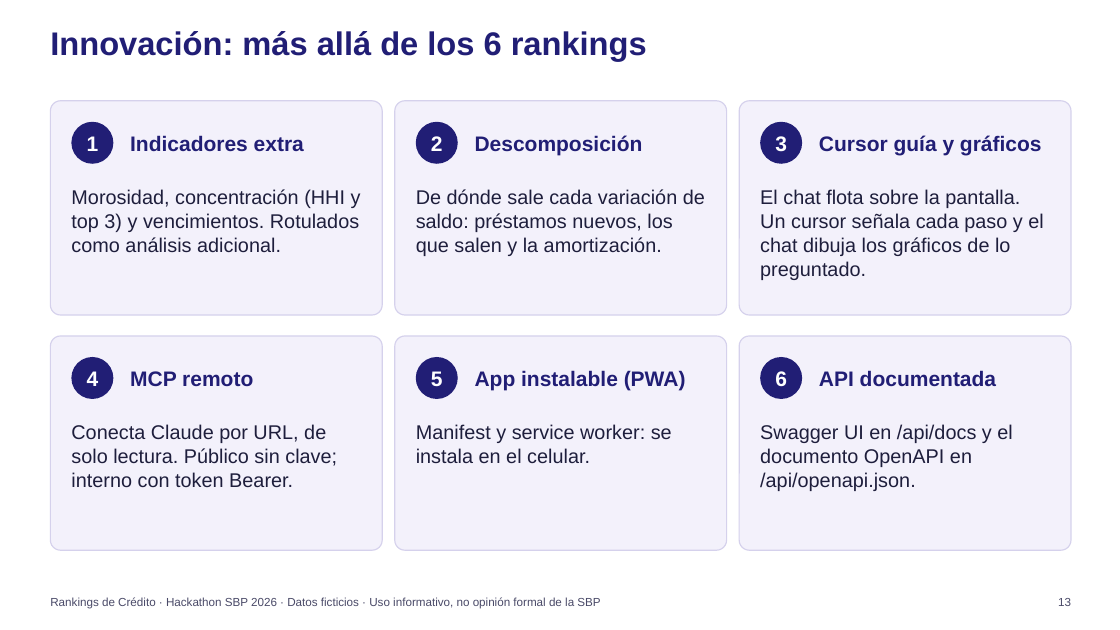
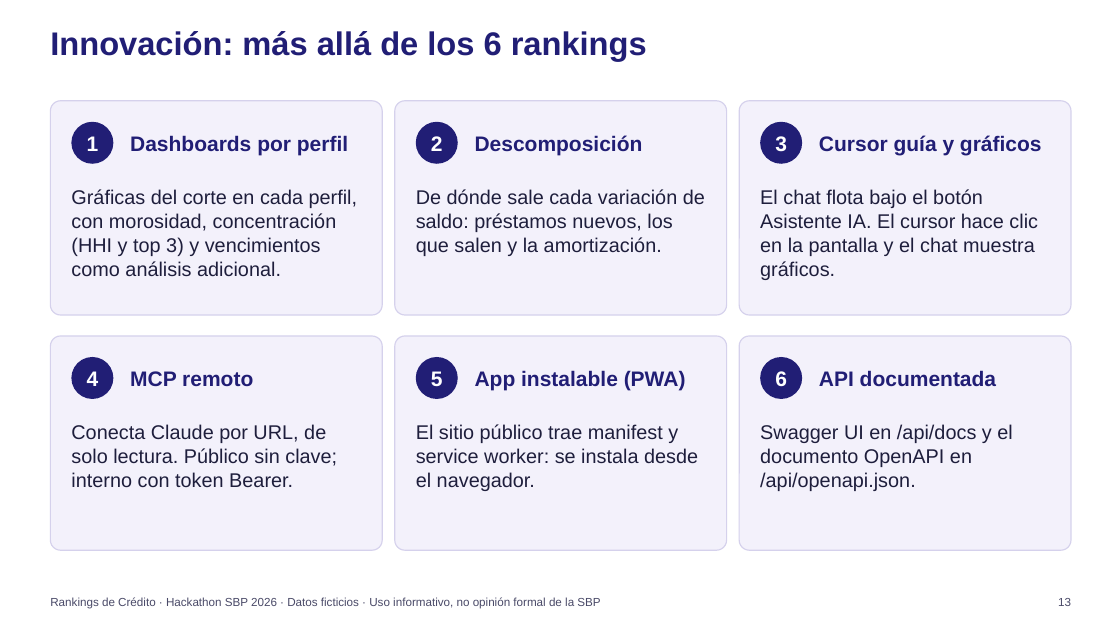
Before and after one commit to JuanKsPty/hackathon-sbp, a slide deck: slide 13 of presentacion/deck.pptx. Drawn at 1120x630 pixels with LibreOffice and Linux fonts; fonts in the diff are those of the drawing; background and template pictures are left out. Boxes give left, top, right and bottom in pixels: in the first picture for what was removed or moved away, otherwise in the second. Text is boxed around its words. In the diff, an @@ line names an element or a change of style, - is before the commit and + after.

```diff
--- a/presentacion/deck.pptx
+++ b/presentacion/deck.pptx
@@ text at (130, 135, 348, 155): text changed @@
-Indicadores extra
+Dashboards por perfil
@@ text at (71, 189, 358, 276): text changed @@
-Morosidad, concentración (HHI y top 3) y vencimientos. Rotulados como análisis adicional.
+Gráficas del corte en cada perfil, con morosidad, concentración (HHI y top 3) y vencimientos como análisis adicional.
@@ text at (760, 189, 1038, 280): text changed @@
-El chat flota sobre la pantalla. Un cursor señala cada paso y el chat dibuja los gráficos de lo preguntado.
+El chat flota bajo el botón Asistente IA. El cursor hace clic en la pantalla y el chat muestra gráficos.
@@ text at (416, 424, 698, 491): text changed @@
-Manifest y service worker: se instala en el celular.
+El sitio público trae manifest y service worker: se instala desde el navegador.
```
Also in this commit, not shown: 6 other slides changed, 1 other file.
